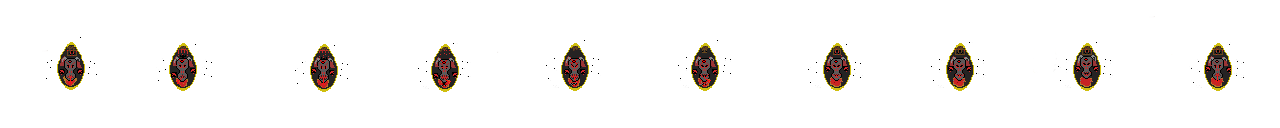
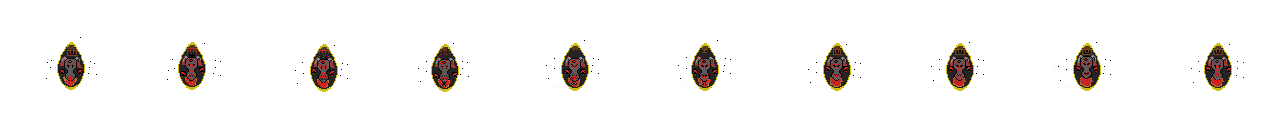
Layers edited between the first and the second 1280×128 image:
painted on "Background" over [156, 42, 221, 91]
